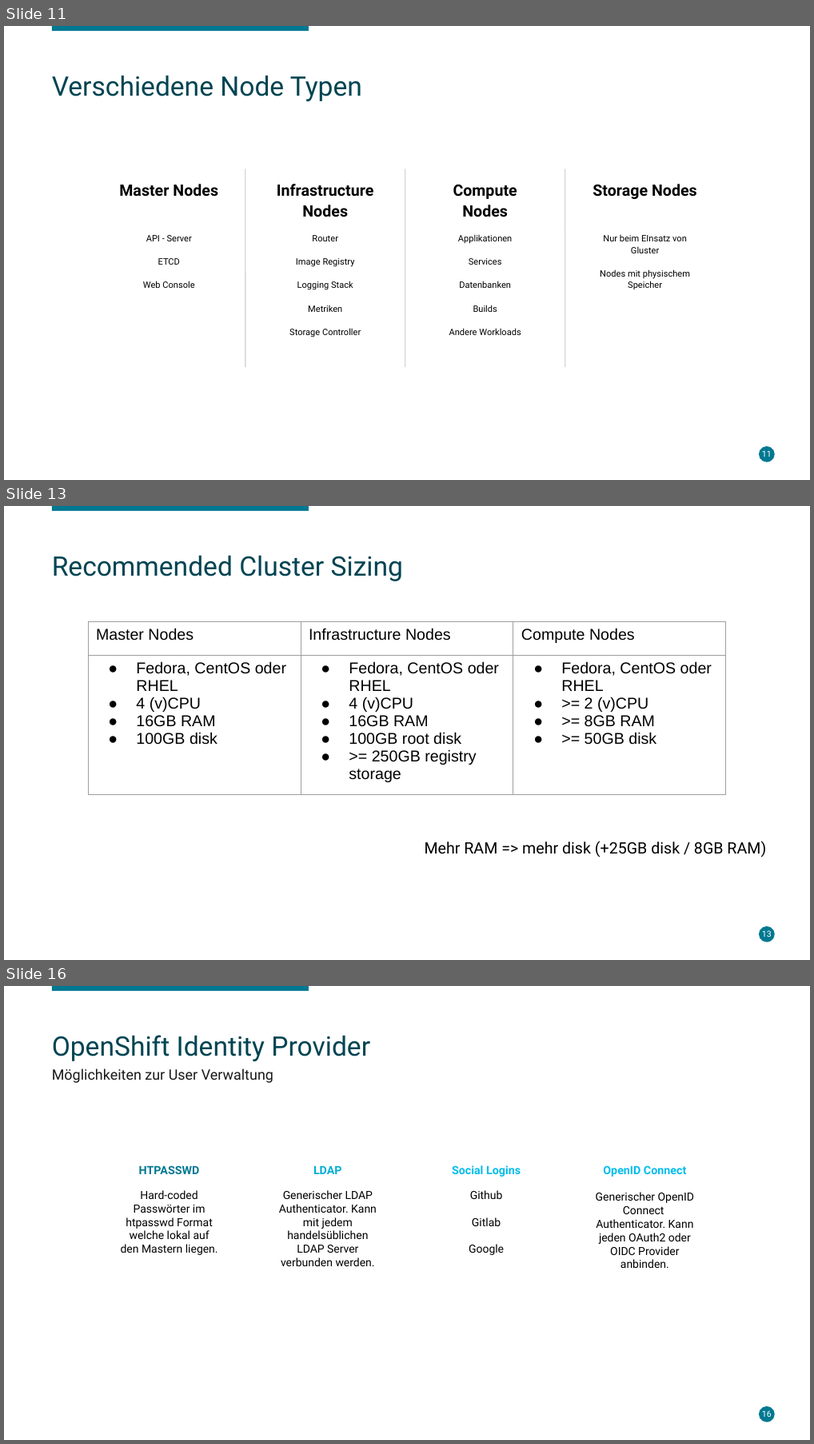
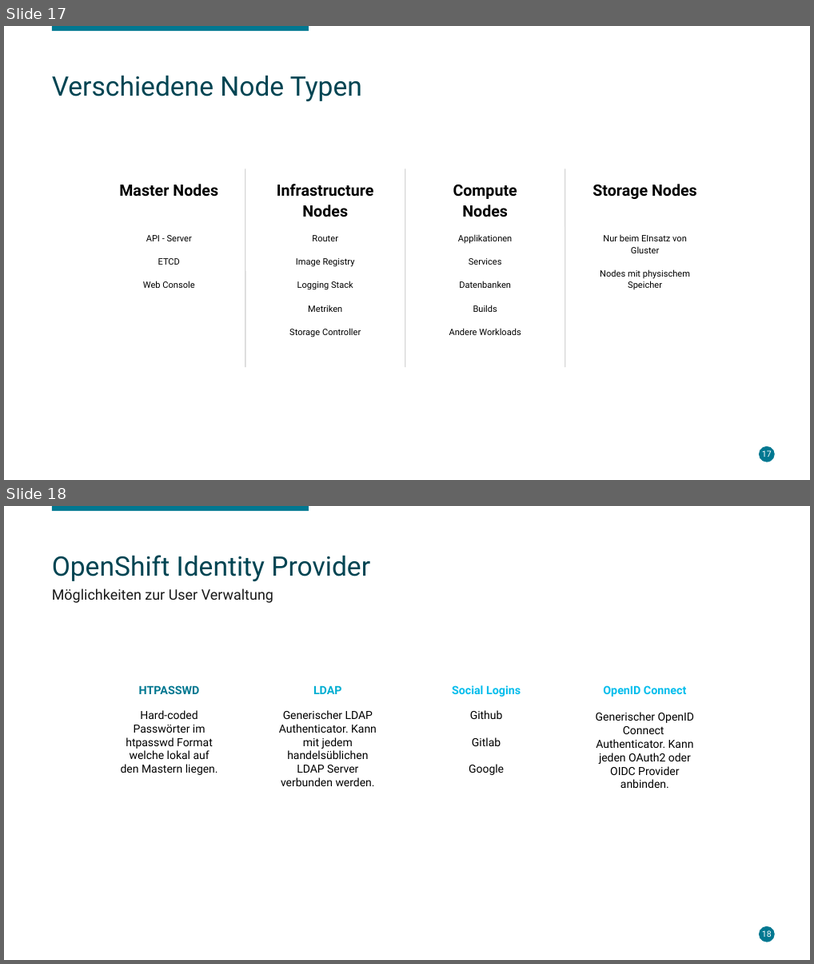
Before and after one commit to lukeelten/openshift-slac, a slide deck: Enterprise Container Management.odp. Shown one above the other, each under a label of ours: slides 11, 13 and 16 before the commit, slides 17 and 18 after it; the slides between them are not shown. The pictures are 814x1444 and 814x964 pixels, drawn with LibreOffice and Linux fonts; fonts in the diff are those of the drawing; background and template pictures are left out. Boxes give left, top, right and bottom in pixels: in the first picture for what was removed or moved away, otherwise in the second. Text is boxed around its words. In the diff, an @@ line names an element or a change of style, - is before the commit and + after.

```diff
--- a/Enterprise Container Management.odp
+++ b/Enterprise Container Management.odp
@@ slide 13 removed at [4, 506, 810, 960], background #FFFFFF; not listed: 2 template elements that a slide beside it also shows @@
@@ title removed at [52, 555, 403, 581] @@
-Recommended Cluster Sizing
@@ table removed at [88, 621, 726, 795], 2 rows, 3 columns @@
-Master Nodes | Infrastructure Nodes | Compute Nodes
-Fedora, CentOS oder RHEL / 4 (v)CPU / 16GB RAM / 100GB disk | Fedora, CentOS oder RHEL / 4 (v)CPU / 16GB RAM / 100GB root disk / >= 250GB registry storage | Fedora, CentOS oder RHEL / >= 2 (v)CPU / >= 8GB RAM / >= 50GB disk
@@ text removed at [425, 840, 766, 857] @@
-Mehr RAM => mehr disk (+25GB disk / 8GB RAM)
@@ page number removed at [762, 930, 772, 936] @@
-13
@@ what was slide 11 is now slide 17 @@
@@ page number at [762, 450, 772, 456]: text changed @@
-11
+17
@@ what was slide 16 is now slide 18 @@
```
Also in this commit, not shown: 2 slides changed, 8 slides added, 4 other slides removed, 6 other files.
